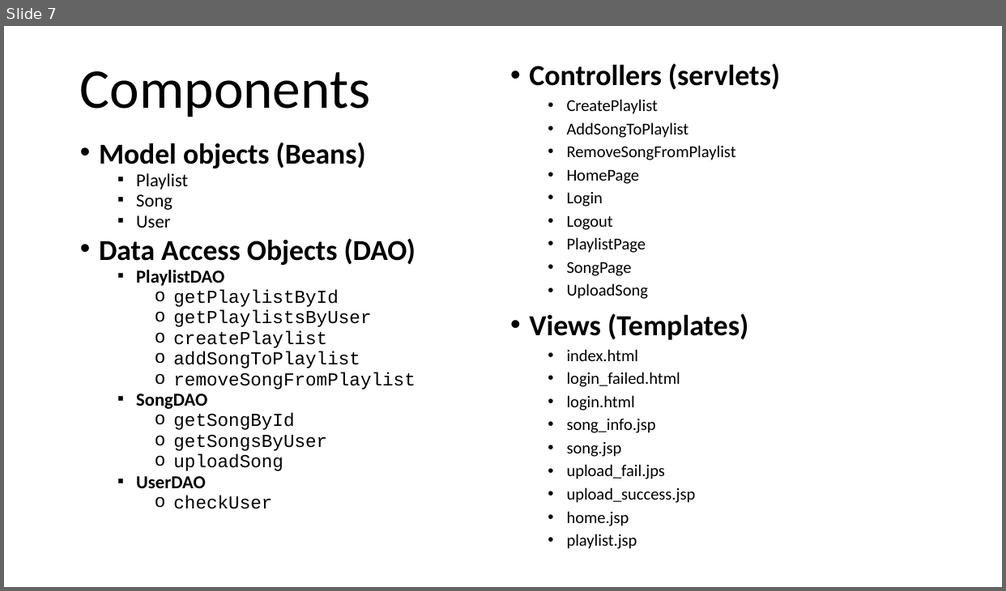
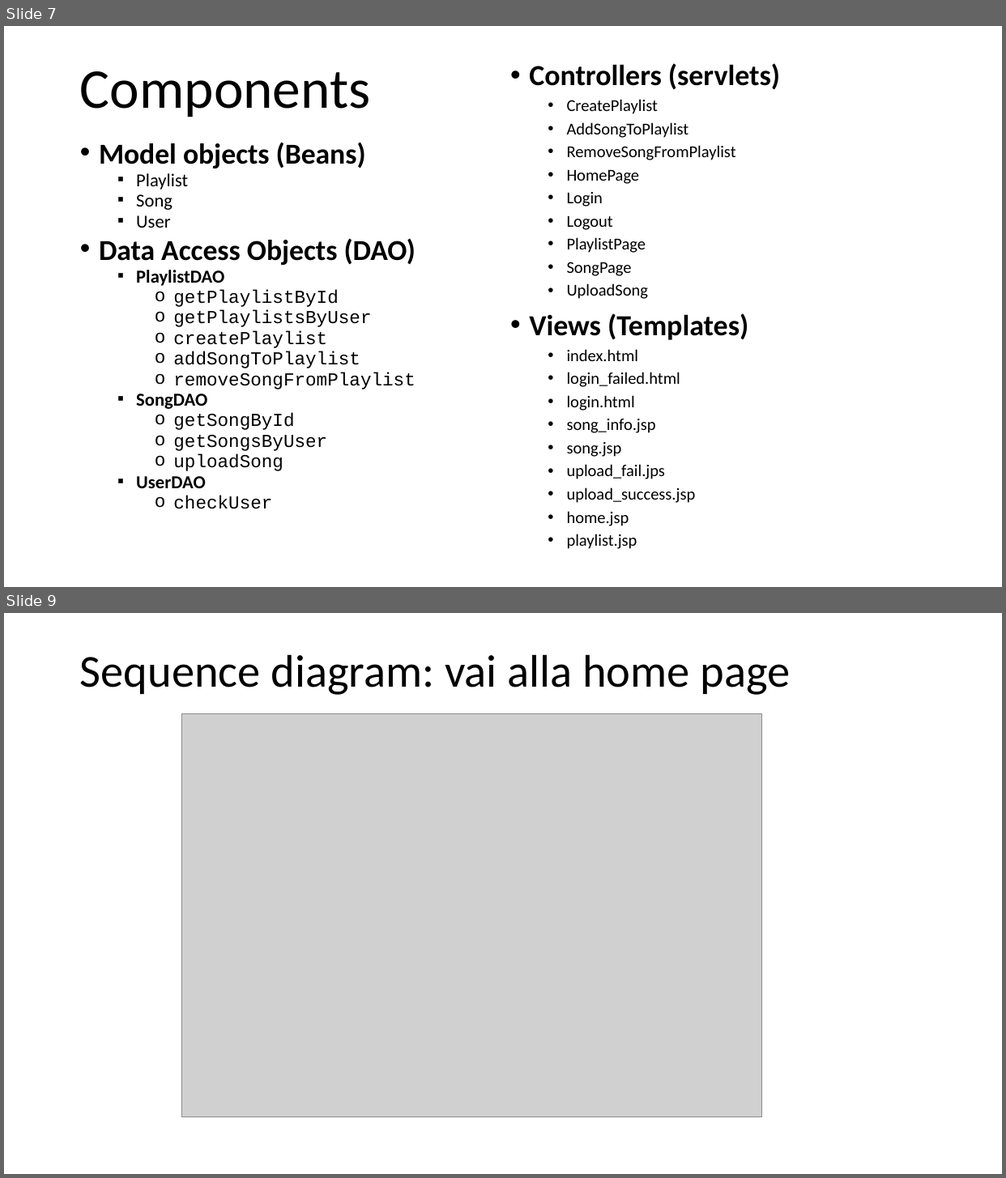
Before and after one commit to GenniImparato/PlaylistMaker, a slide deck: doc/documentation (HTML).pptx. Shown one above the other, each under a label of ours: slide 7 before the commit, slides 7 and 9 after it; the slides between them are not shown. The pictures are 1006x591 and 1006x1178 pixels, drawn with LibreOffice and Linux fonts; fonts in the diff are those of the drawing; grey boxes stand for pictures. Boxes give left, top, right and bottom in pixels: in the first picture for what was removed or moved away, otherwise in the second. Text is boxed around its words. In the diff, an @@ line names an element or a change of style, - is before the commit and + after.

Commit message:
sequence diagrams

```diff
--- a/doc/documentation (HTML).pptx
+++ b/doc/documentation (HTML).pptx
@@ slide 9 added at (x1=4, y1=613, x2=1002, y2=1174), background #FFFFFF @@
@@ title added at (x1=80, y1=654, x2=791, y2=695), 44 pt, text #000000 @@
+Sequence diagram: vai alla home page
@@ picture added at (x1=182, y1=714, x2=761, y2=1117) @@
```
Also in this commit, not shown: 2 slides changed, 4 other slides added, 18 other files.
